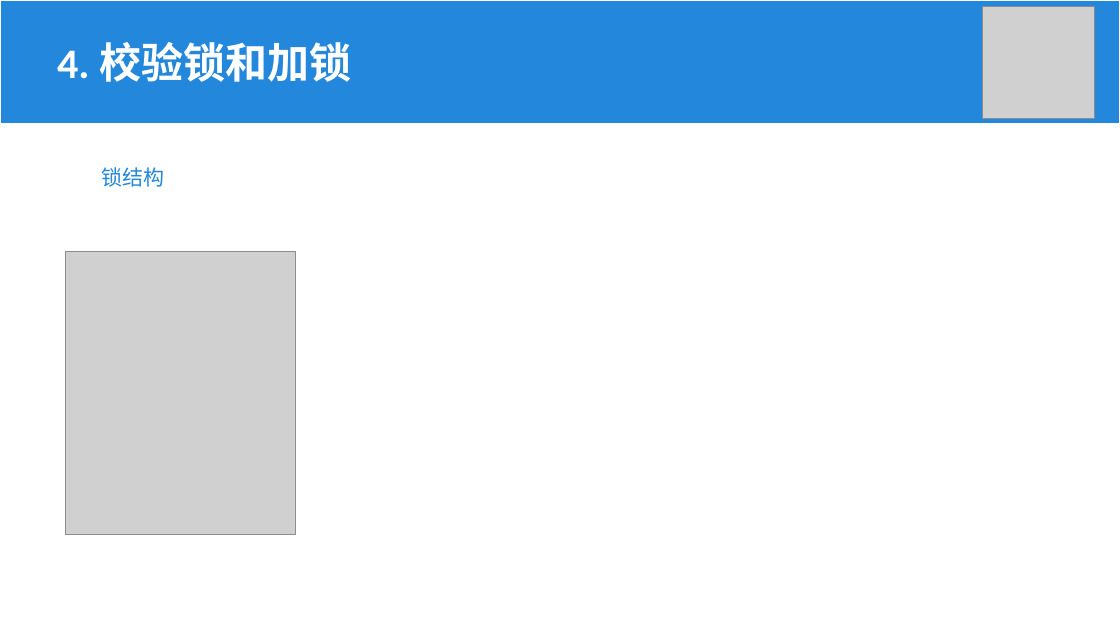
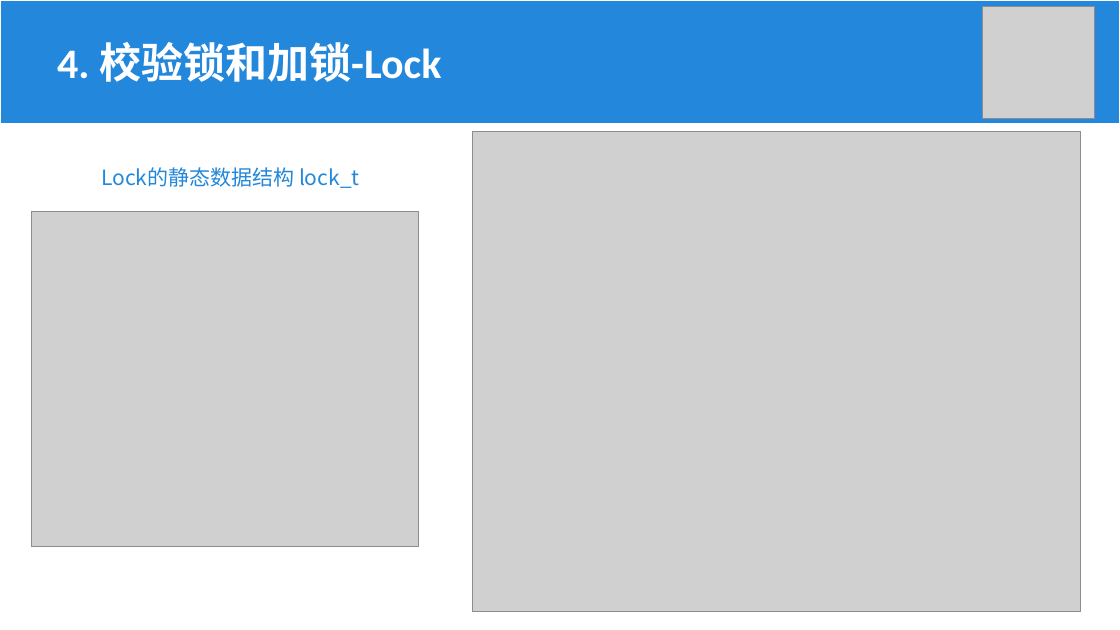
Before and after one commit to Khighness/bplustree, a slide deck: slide 17 of docs/cantai.pptx (slide 12 before the commit). Drawn at 1120x630 pixels with LibreOffice and Linux fonts; fonts in the diff are those of the drawing; grey boxes stand for pictures. Boxes give left, top, right and bottom in pixels: in the first picture for what was removed or moved away, otherwise in the second. Text is boxed around its words. In the diff, an @@ line names an element or a change of style, - is before the commit and + after.

```diff
--- a/docs/cantai.pptx
+++ b/docs/cantai.pptx
@@ text at [57,42,441,82]: text changed @@
-4. 校验锁和加锁
+4. 校验锁和加锁-Lock
@@ picture added at [472,131,1081,612] @@
@@ text at [101,167,360,188]: text changed @@
-锁结构
+Lock的静态数据结构 lock_t
@@ picture: place and size @@
-picture at [66,251,296,534]
+picture at [31,212,418,547]
```
Also in this commit, not shown: 4 other slides changed, 7 slides added, 1 other file.
